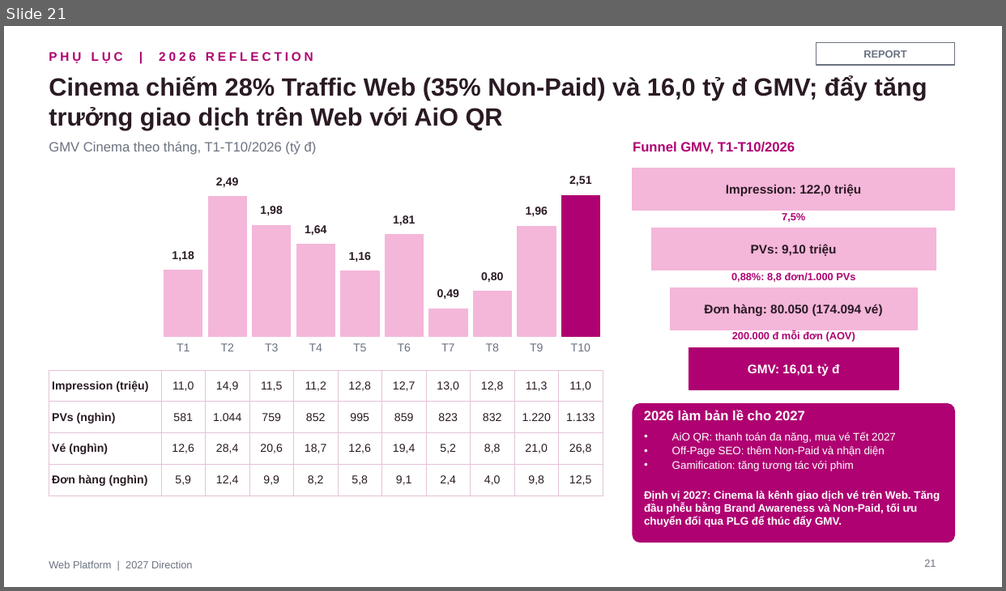
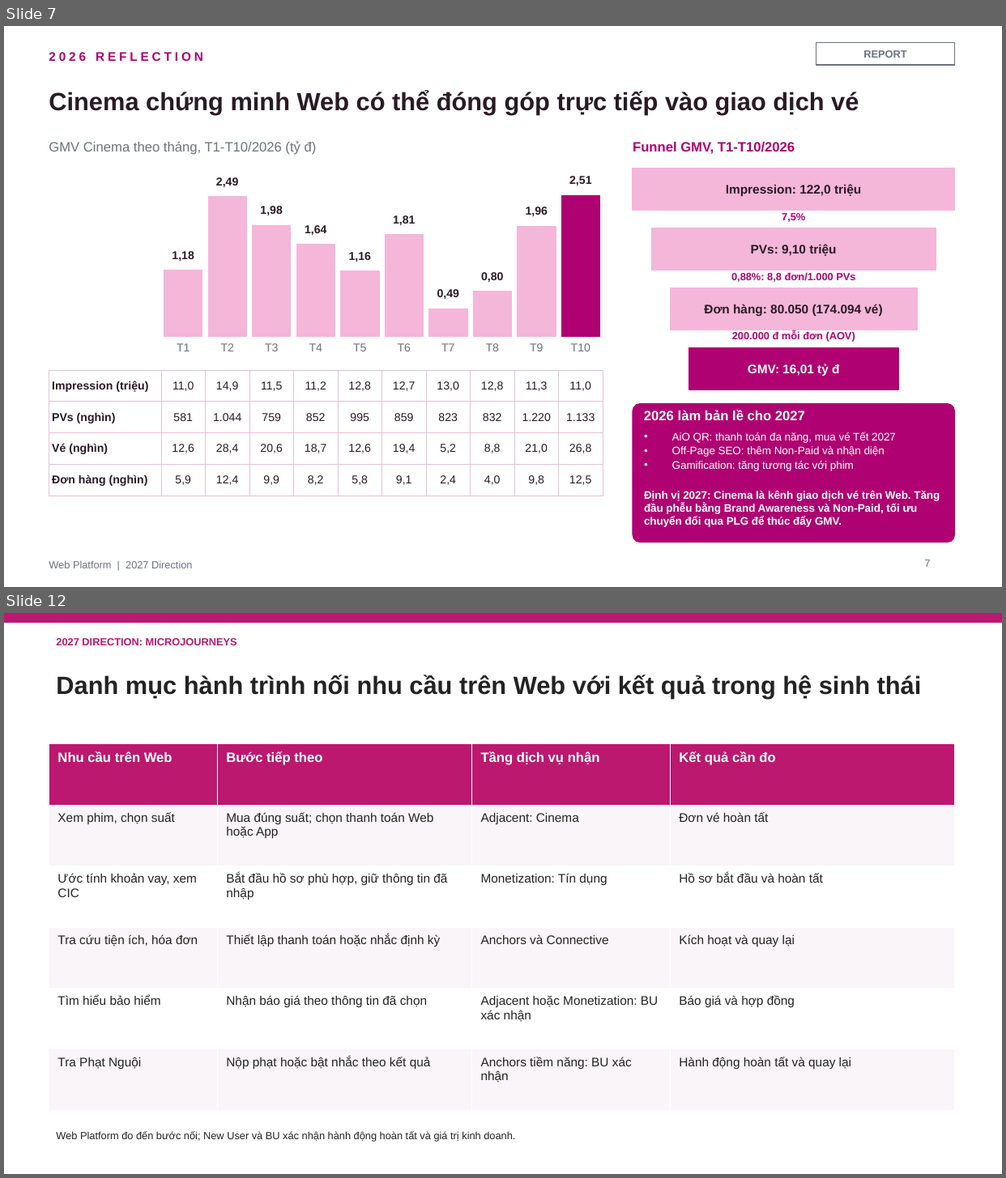
Before and after one commit to stormhoang/hienho-knowledgebase, a slide deck: 07_REPORTS/docs/strategy/2027 Direction - Web Platform (Framework).pptx. Shown one above the other, each under a label of ours: slide 21 before the commit, slides 7 and 12 after it; the slides between them are not shown. The pictures are 1006x591 and 1006x1178 pixels, drawn with LibreOffice and Linux fonts; fonts in the diff are those of the drawing. Boxes give left, top, right and bottom in pixels: in the first picture for what was removed or moved away, otherwise in the second. Text is boxed around its words. In the diff, an @@ line names an element or a change of style, - is before the commit and + after.

```diff
--- a/07_REPORTS/docs/strategy/2027 Direction - Web Platform (Framework).pptx
+++ b/07_REPORTS/docs/strategy/2027 Direction - Web Platform (Framework).pptx
@@ slide 12 added at (4,613,1002,1174), background #FFFFFF @@
@@ rectangle added at (4,613,1002,623), fill #BC186F @@
@@ text added at (56,638,237,645), 10 pt, text #BC186F, bold @@
+2027 DIRECTION: MICROJOURNEYS
@@ text added at (56,675,922,698), 24 pt, text #232323, bold @@
+Danh mục hành trình nối nhu cầu trên Web với kết quả trong hệ sinh thái
@@ table added at (49,744,955,1111), 6 rows, 4 columns @@
+Nhu cầu trên Web | Bước tiếp theo | Tầng dịch vụ nhận | Kết quả cần đo
+Xem phim, chọn suất | Mua đúng suất; chọn thanh toán Web hoặc App | Adjacent: Cinema | Đơn vé hoàn tất
+Ước tính khoản vay, xem CIC | Bắt đầu hồ sơ phù hợp, giữ thông tin đã nhập | Monetization: Tín dụng | Hồ sơ bắt đầu và hoàn tất
+Tra cứu tiện ích, hóa đơn | Thiết lập thanh toán hoặc nhắc định kỳ | Anchors và Connective | Kích hoạt và quay lại
+Tìm hiểu bảo hiểm | Nhận báo giá theo thông tin đã chọn | Adjacent hoặc Monetization: BU xác nhận | Báo giá và hợp đồng
+Tra Phạt Nguội | Nộp phạt hoặc bật nhắc theo kết quả | Anchors tiềm năng: BU xác nhận | Hành động hoàn tất và quay lại
@@ text added at (56,1131,515,1142), 10 pt, text #232323 @@
+Web Platform đo đến bước nối; New User và BU xác nhận hành động hoàn tất và giá trị kinh doanh.
@@ what was slide 21 is now slide 7 @@
@@ slide 7 changed as well @@
@@ text at (49,52,203,61): text changed @@
-PHỤ LỤC | 2026 REFLECTION
+2026 REFLECTION
@@ text at (49,91,859,115): text changed @@
-Cinema chiếm 28% Traffic Web (35% Non-Paid) và 16,0 tỷ đ GMV; đẩy tăng trưởng giao dịch trên Web với AiO QR
+Cinema chứng minh Web có thể đóng góp trực tiếp vào giao dịch vé
@@ page number at (924,560,930,567): text changed @@
-21
+7
```
Also in this commit, not shown: 13 other slides changed, 4 other slides added, 14 slides removed.
